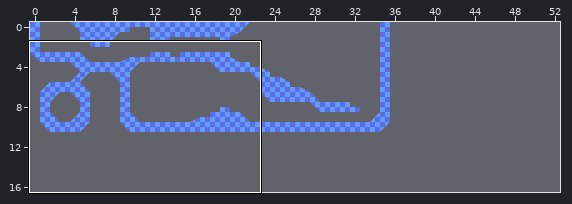
Level history. Tiled map: assets/pre/levels/R0/Z1.tmx. The picture above shows the old version from afar; the outline marks the close-up.
Close-up. Before the edit:
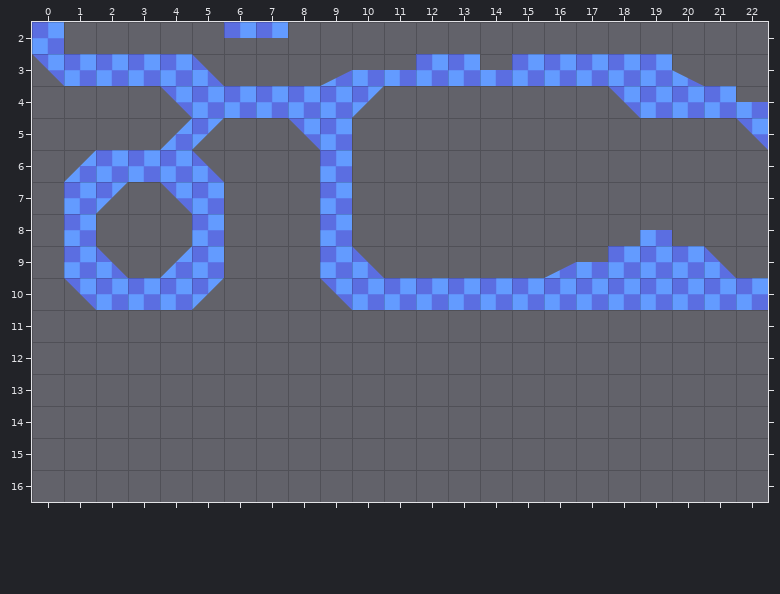
Cells are 128x128 px. Shown: x 0..22, y 2..16. The commit also changed other parts of the map, which this record leaves out.
Once edited:
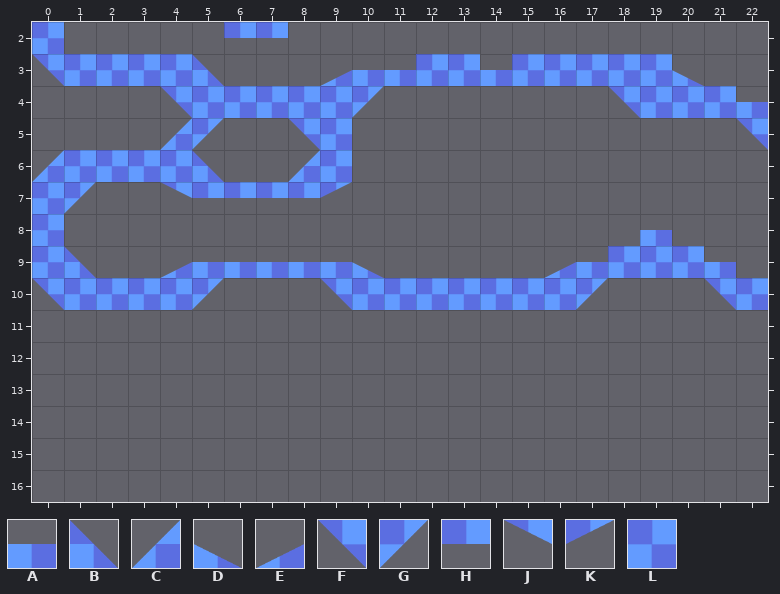
Key: from "tiles128": A 1, B 2, C 3, D 4, E 5, F 6, G 7, H 8, J 9, K 10, L 11.
_ is an empty cell.
Difference:
Layer "LAYER0":
Tile B gives way to tile A in row 9 at x 21.
Tile L gives way to tile A in row 9 at x 5 and 9.
The edit adds tile A in row 9 at x 6 to 8.
Tile L gives way to tile B in row 9 at x 1.
The edit adds tile C in row 6 at x 0 and 8.
Tile B gives way to tile D in row 9 at x 10.
Tile C gives way to tile E in row 9 at x 4.
Tile L gives way to tile F in row 10 at x 21.
The edit adds tile F in row 10 at x 0.
Tile L gives way to tile G in row 7 at x 1; in row 10 at x 17.
Tile L gives way to tile H in row 7 at x 5.
The edit adds tile H in row 7 at x 6 to 8.
Tile F gives way to tile J in row 7 at x 4.
Tile L gives way to tile K in row 7 at x 9.
Tile C gives way to tile L in row 6 at x 1.
Tile F gives way to tile L in row 10 at x 1.
The edit adds tile L in rows 7 to 9 at x 0.
The author cleared tile B in row 9 at x 2.
The author cleared tile G in row 7 at x 2.
The author cleared tile L in row 8 at x 1, 5 and 9; in row 10 at x 18 to 20.
Boxes around the changes in both close-ups, in picture pixels (x1, y1, x2, y2):
changed: (32, 150, 128, 310)
changed: (160, 150, 384, 278)
changed: (576, 246, 736, 310)
